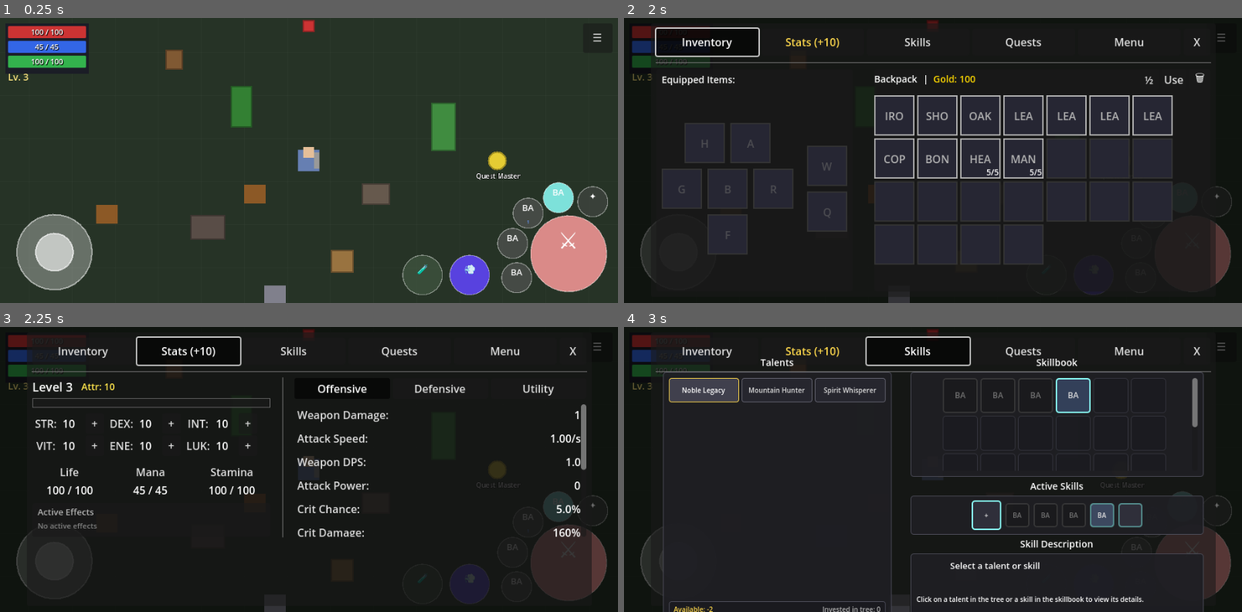
Above: before the commit, frames 1-4 (two rows, left to right).
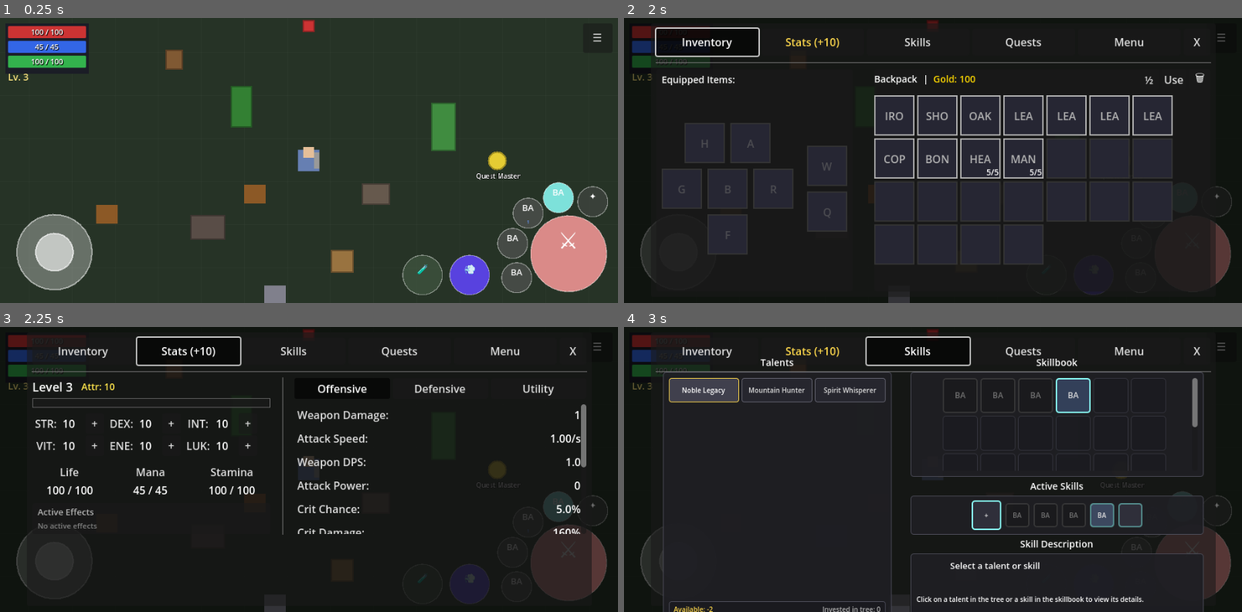
Above: after the commit, the same moments.

Repository: MatousHruska/MobileTestia
Game: Godot game, scene res://scenes/world/test_zone.tscn
The game is run twice, just before and just after one commit, with the same random seed, the same clock (stepped at 60 frames per second) and the same inputs.
Inputs:
- Up to frame 1 (0.25 s): no input
- Up to frame 2 (2 s): click "☰" at 0.5 s; click "Inventory" at 1.25 s
- Up to frame 3 (2.25 s): click "Stats (+10)" at 2 s
- Up to frame 4 (3 s): click "Skills" at 2.75 s

Frames 1-2 are identical in both runs. In frame 3, 0.1% of the frame differs, in the area x 45-95%, y 48-74%; in frame 4, nothing differs.

Commit message:
Fix vertical stretch for all Stats panel containers
- Add SIZE_EXPAND_FILL to left panel container
- Add SIZE_EXPAND_FILL to right panel container
- Add SIZE_EXPAND_FILL to effects section
- Remove fixed minimum size from effects section

Diff:
--- a/scripts/ui/menu/stats_panel.gd
+++ b/scripts/ui/menu/stats_panel.gd
@@ -88,6 +88,7 @@
 func _create_left_panel() -> Control:
 	var container := VBoxContainer.new()
 	container.add_theme_constant_override("separation", 8)
+	container.size_flags_vertical = Control.SIZE_EXPAND_FILL
 
 	# === HEADER: Level and XP ===
 	var header := _create_header()
@@ -101,8 +102,9 @@
 	var resources_section := _create_resources_section()
 	container.add_child(resources_section)
 
-	# === ACTIVE EFFECTS ===
+	# === ACTIVE EFFECTS (expands to fill remaining space) ===
 	var effects_section := _create_effects_section()
+	effects_section.size_flags_vertical = Control.SIZE_EXPAND_FILL
 	container.add_child(effects_section)
 
 	return container
@@ -111,12 +113,13 @@
 func _create_right_panel() -> Control:
 	var container := VBoxContainer.new()
 	container.add_theme_constant_override("separation", 8)
+	container.size_flags_vertical = Control.SIZE_EXPAND_FILL
 
 	# === SUBTAB BAR ===
 	var subtab_bar := _create_subtab_bar()
 	container.add_child(subtab_bar)
 
-	# === SUBTAB CONTENT ===
+	# === SUBTAB CONTENT (expands to fill remaining space) ===
 	var subtab_content := _create_subtab_content()
 	subtab_content.size_flags_vertical = Control.SIZE_EXPAND_FILL
 	container.add_child(subtab_content)
@@ -330,7 +333,6 @@
 
 func _create_effects_section() -> Control:
 	var container := PanelContainer.new()
-	container.custom_minimum_size = Vector2(0, 50)
 
 	var margin := MarginContainer.new()
 	margin.add_theme_constant_override("margin_left", 8)
